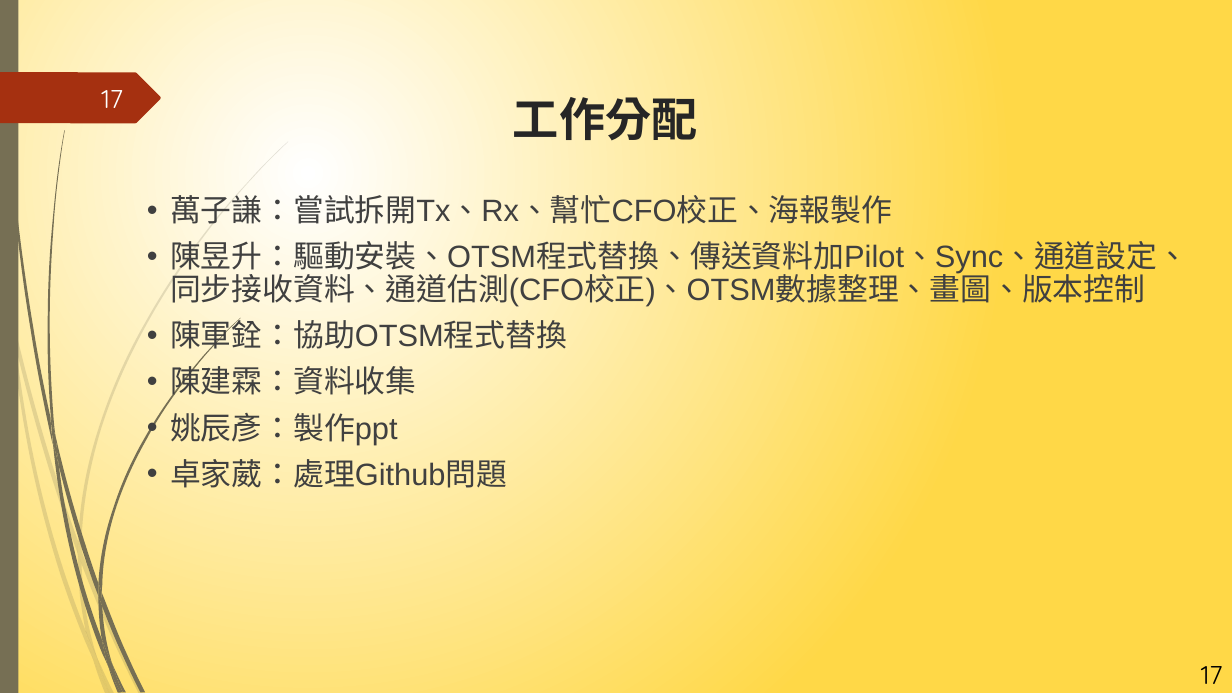
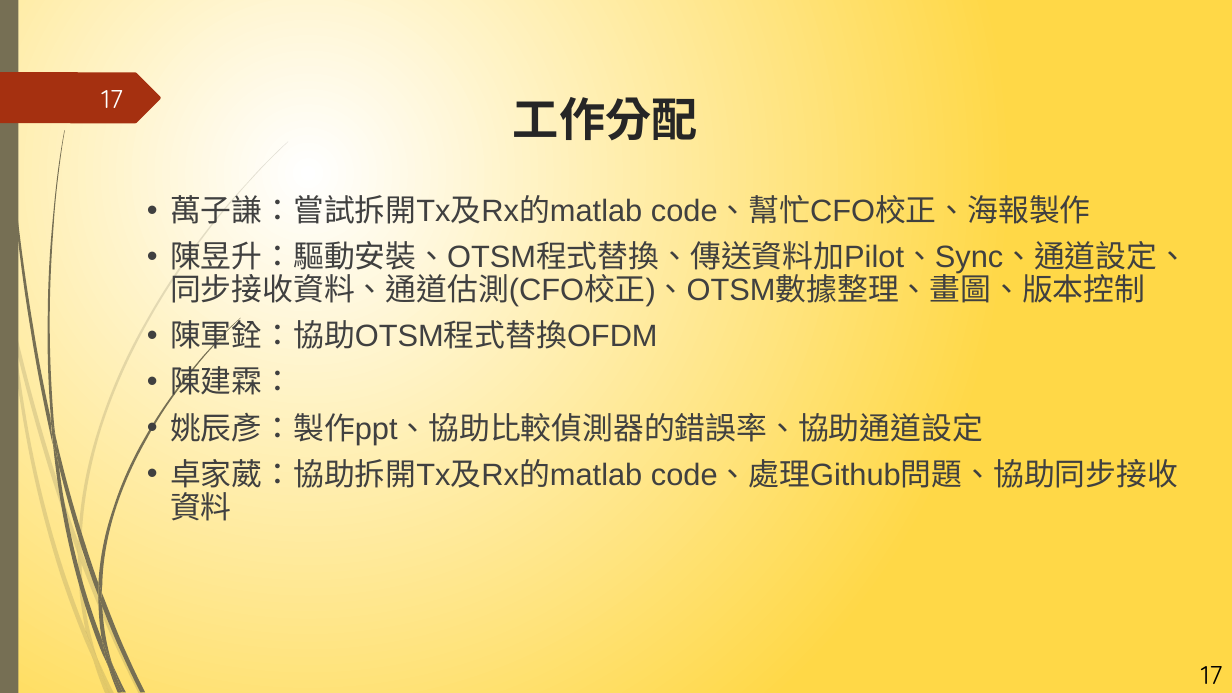
Before and after one commit to NIUWCSP/OTSM, a slide deck: slide 17 of report/以SDR實現OTSM通訊技術.pptx. Drawn at 1232x693 pixels with LibreOffice and Linux fonts; fonts in the diff are those of the drawing. Boxes give left, top, right and bottom in pixels: in the first picture for what was removed or moved away, otherwise in the second. Text is boxed around its words. In the diff, an @@ line names an element or a change of style, - is before the commit and + after.

```diff
--- a/report/以SDR實現OTSM通訊技術.pptx
+++ b/report/以SDR實現OTSM通訊技術.pptx
@@ text at bbox=[170, 190, 1091, 227]: text changed @@
-• 萬子謙：嘗試拆開Tx、Rx、幫忙CFO校正、海報製作
+• 萬子謙：嘗試拆開Tx及Rx的matlab code、幫忙CFO校正、海報製作
@@ text at bbox=[170, 318, 1178, 521]: text changed @@
-• 陳軍銓：協助OTSM程式替換
-• 陳建霖：資料收集
-• 姚辰彥：製作ppt
-• 卓家葳：處理Github問題
+• 陳軍銓：協助OTSM程式替換OFDM
+• 陳建霖：
+• 姚辰彥：製作ppt、協助比較偵測器的錯誤率、協助通道設定
+• 卓家葳：協助拆開Tx及Rx的matlab code、處理Github問題、協助同步接收資料
```
Also in this commit, not shown: 6 other slides changed, 1 slide added, 1 slide removed.
